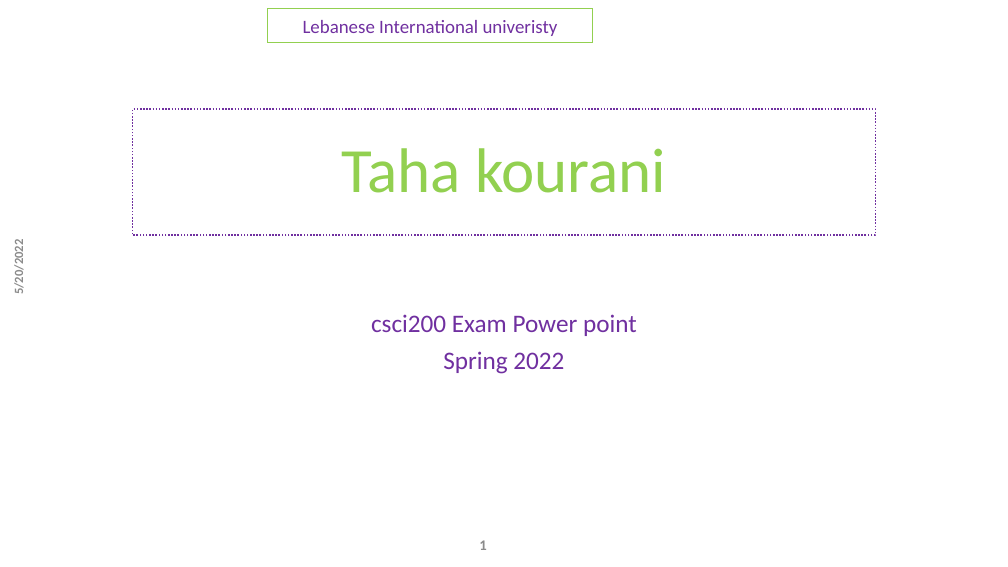
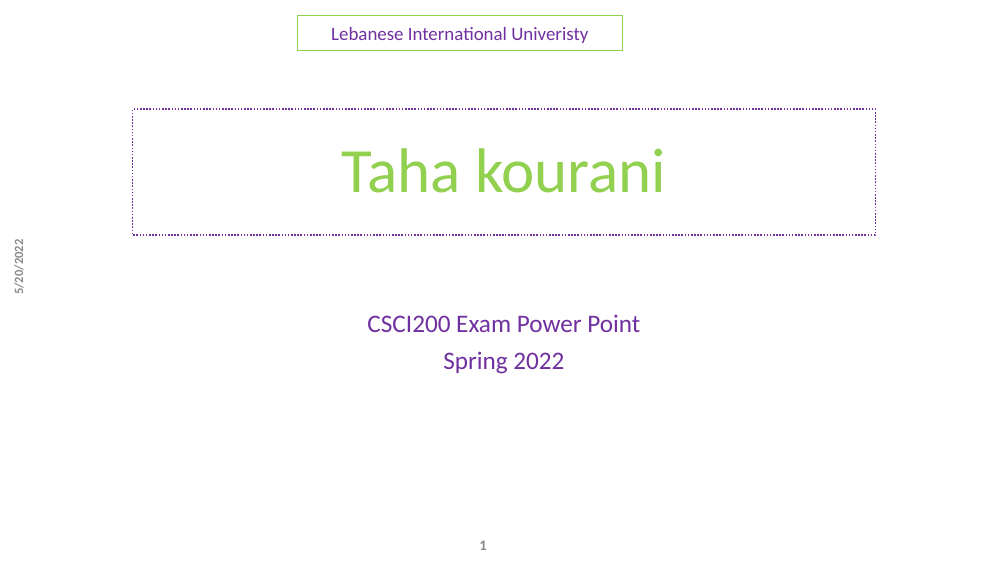
Before and after one commit to taha4235/exam, a slide deck: slide 1 of exam power point.pptx. Drawn at 1008x567 pixels with LibreOffice and Linux fonts; fonts in the diff are those of the drawing. Boxes give left, top, right and bottom in pixels: in the first picture for what was removed or moved away, otherwise in the second. Text is boxed around its words. In the diff, an @@ line names an element or a change of style, - is before the commit and + after.

```diff
--- a/exam power point.pptx
+++ b/exam power point.pptx
@@ rectangle "Lebanese International Univeristy": place and size @@
-rectangle "Lebanese International Univeristy" at <box>268,8,593,43</box>
+rectangle "Lebanese International Univeristy" at <box>297,16,622,51</box>
@@ text in rectangle at <box>331,27,588,43</box>: text changed @@
-Lebanese International univeristy
+Lebanese International Univeristy
@@ subtitle at <box>367,314,640,332</box>: text changed @@
-csci200 Exam Power point
+CSCI200 Exam Power Point
```
Also in this commit, not shown: 2 other slides changed.
